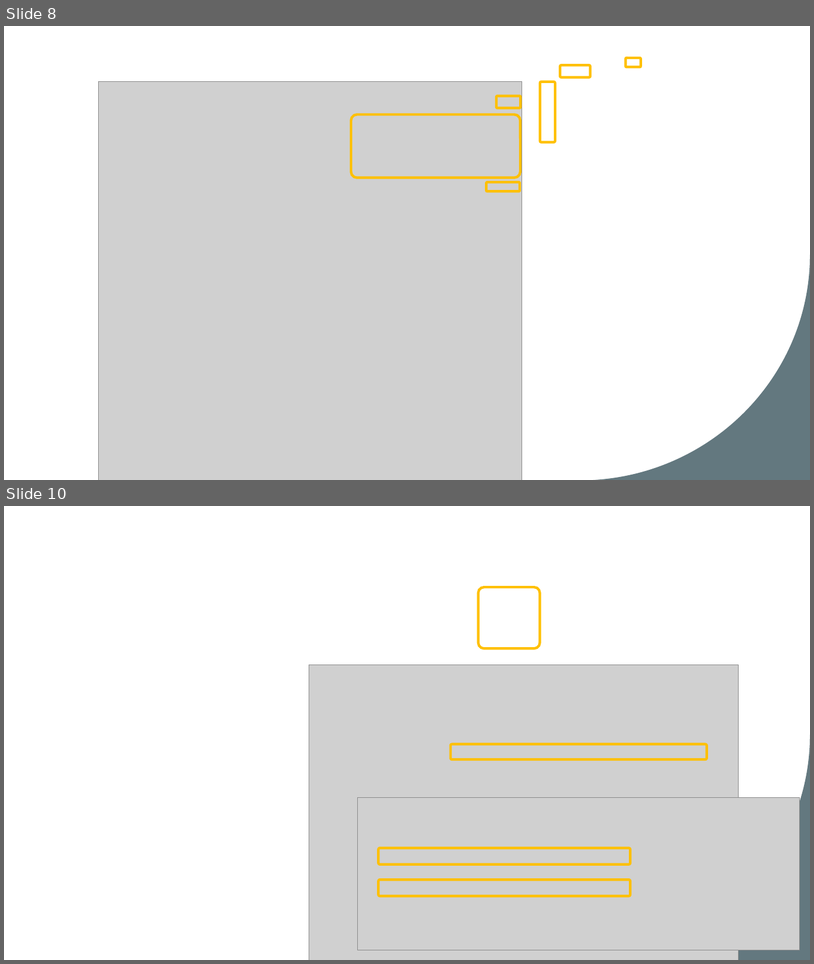
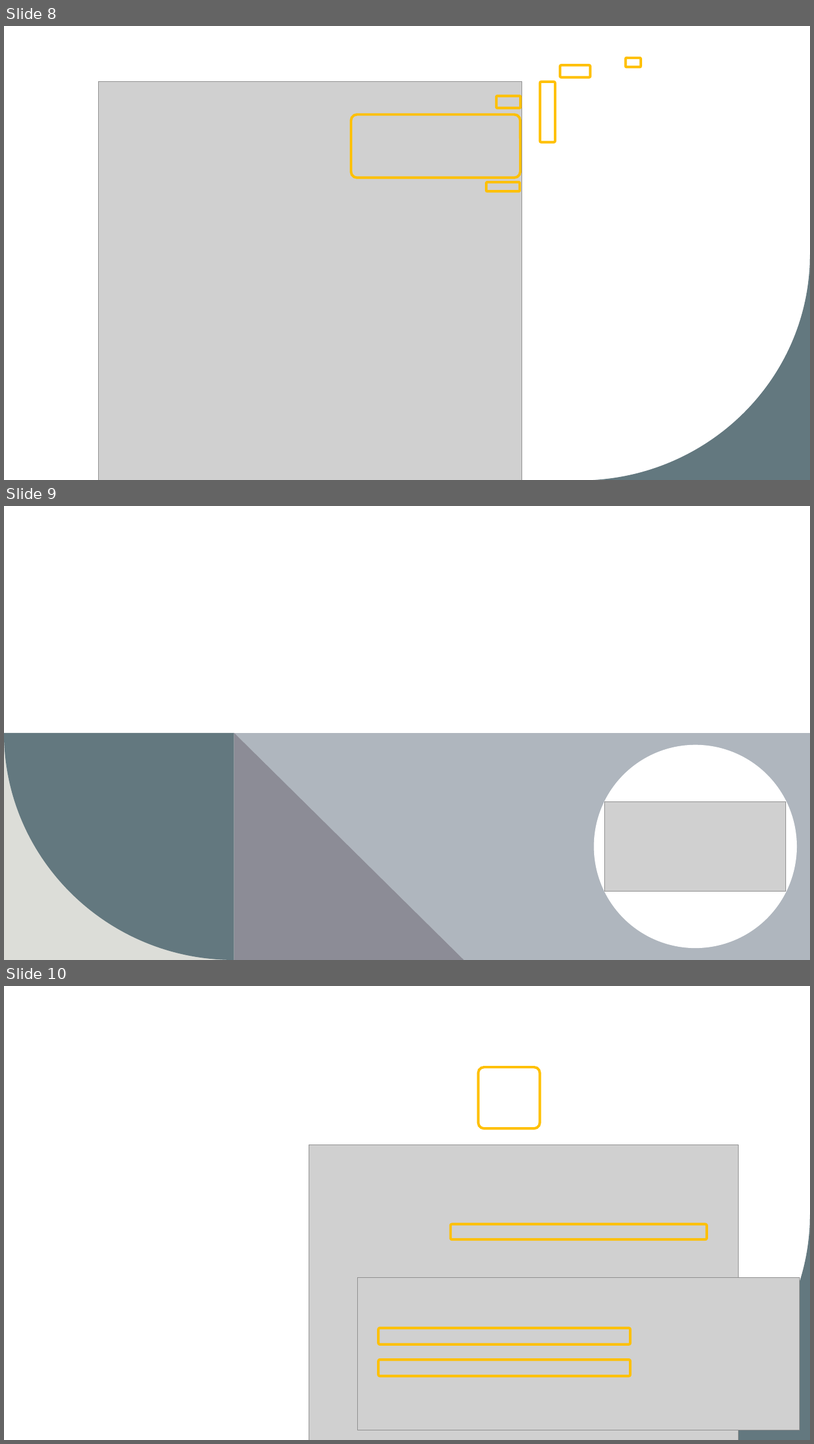
Before and after one commit to josephine-mckelvy/2025-CAH, a slide deck: 2025-06-30 CAH.pptx. Shown one above the other, each under a label of ours: slides 8 and 10 before the commit, slides 8, 9 and 10 after it; the slides between them are not shown. The pictures are 814x964 and 814x1444 pixels, drawn with LibreOffice and Linux fonts; fonts in the diff are those of the drawing; grey boxes stand for pictures; background and template pictures are left out. Boxes give left, top, right and bottom in pixels: in the first picture for what was removed or moved away, otherwise in the second. Text is boxed around its words. In the diff, an @@ line names an element or a change of style, - is before the commit and + after.

```diff
--- a/2025-06-30 CAH.pptx
+++ b/2025-06-30 CAH.pptx
@@ slide 9 added at bbox=[4, 506, 810, 960], background #FFFFFF @@
@@ rectangle added at bbox=[4, 506, 810, 960], fill #FFFFFF @@
@@ rectangle added at bbox=[4, 733, 234, 960], fill #DCDDD8 @@
@@ freeform shape added at bbox=[4, 733, 234, 960], fill #63787F @@
@@ rectangle added at bbox=[234, 733, 810, 960], fill #AFB6BE @@
@@ freeform shape added at bbox=[234, 733, 464, 960], fill #8C8C96 @@
@@ freeform shape added at bbox=[587, 735, 810, 960], fill #63787F @@
@@ ellipse added at bbox=[594, 745, 798, 948], fill #FFFFFF @@
@@ picture added at bbox=[605, 801, 787, 891] @@
```
Also in this commit, not shown: 2 slides changed, 12 other slides added, 6 slides removed, 9 other files.
